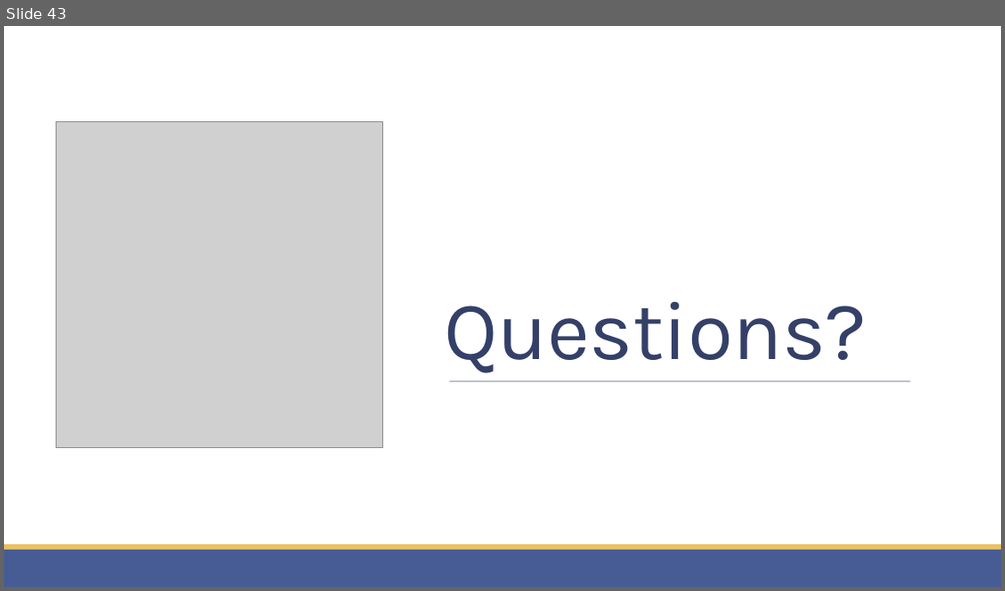
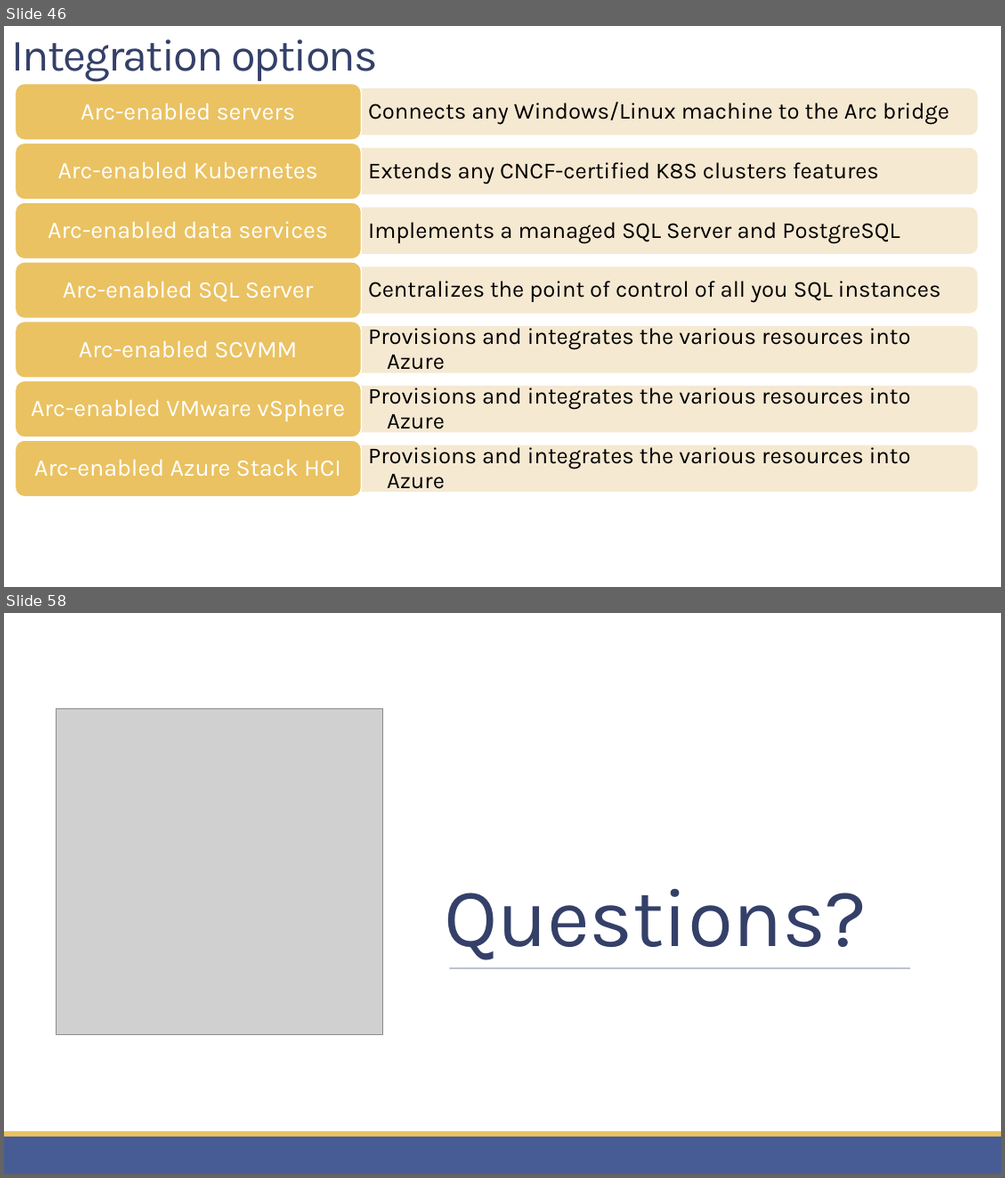
Before and after one commit to childotg/Events.2023, a slide deck: 230425 - DevOpsCon @London/Let's go Hybrid! Is it better.. No. Is it cheaper.. Yes!.pptx. Shown one above the other, each under a label of ours: slide 43 before the commit, slides 46 and 58 after it; the slides between them are not shown. The pictures are 1005x591 and 1005x1178 pixels, drawn with LibreOffice and Linux fonts; fonts in the diff are those of the drawing; grey boxes stand for pictures; background and template pictures are left out. Boxes give left, top, right and bottom in pixels: in the first picture for what was removed or moved away, otherwise in the second. Text is boxed around its words. In the diff, an @@ line names an element or a change of style, - is before the commit and + after.

```diff
--- a/230425 - DevOpsCon @London/Let's go Hybrid! Is it better.. No. Is it cheaper.. Yes!.pptx
+++ b/230425 - DevOpsCon @London/Let's go Hybrid! Is it better.. No. Is it cheaper.. Yes!.pptx
@@ slide 46 added at (x1=4, y1=26, x2=1001, y2=587), background picture (left out) @@
@@ title added at (x1=11, y1=39, x2=378, y2=81), 43.2 pt, text #344068 @@
+Integration options
@@ freeform shape added at (x1=16, y1=84, x2=362, y2=141), fill #EAC262, outline #FFFFFF 1.25 pt, 23 pt, text #FFFFFF @@
+Arc-enabled servers
@@ freeform shape added at (x1=362, y1=89, x2=977, y2=135), fill #F7E9D3 at 90% opacity, outline #F7E9D3 1.25 pt, 22 pt, text #000000 @@
+  Connects any Windows/Linux machine to the Arc bridge
@@ freeform shape added at (x1=16, y1=143, x2=362, y2=200), fill #EAC262, outline #FFFFFF 1.25 pt, 23 pt, text #FFFFFF @@
+Arc-enabled Kubernetes
@@ freeform shape added at (x1=362, y1=149, x2=977, y2=194), fill #F7E9D3 at 90% opacity, outline #F7E9D3 1.25 pt, 22 pt, text #000000 @@
+  Extends any CNCF-certified K8S clusters features
@@ line added from (102, 168) to (917, 168), #808080 0.5 pt @@
@@ freeform shape added at (x1=16, y1=202, x2=362, y2=259), fill #EAC262, outline #FFFFFF 1.25 pt, 23 pt, text #FFFFFF @@
+Arc-enabled data services
@@ freeform shape added at (x1=362, y1=208, x2=977, y2=253), fill #F7E9D3 at 90% opacity, outline #F7E9D3 1.25 pt, 22 pt, text #000000 @@
+  Implements a managed SQL Server and PostgreSQL
@@ freeform shape added at (x1=16, y1=262, x2=362, y2=319), fill #EAC262, outline #FFFFFF 1.25 pt, 23 pt, text #FFFFFF @@
+Arc-enabled SQL Server
@@ freeform shape added at (x1=362, y1=267, x2=977, y2=313), fill #F7E9D3 at 90% opacity, outline #F7E9D3 1.25 pt, 22 pt, text #000000 @@
+  Centralizes the point of control of all you SQL instances
@@ freeform shape added at (x1=16, y1=321, x2=362, y2=378), fill #EAC262, outline #FFFFFF 1.25 pt, 23 pt, text #FFFFFF @@
+Arc-enabled SCVMM
@@ freeform shape added at (x1=362, y1=327, x2=977, y2=372), fill #F7E9D3 at 90% opacity, outline #F7E9D3 1.25 pt, 22 pt, text #000000 @@
+  Provisions and integrates the various resources into Azure
@@ freeform shape added at (x1=16, y1=380, x2=362, y2=437), fill #EAC262, outline #FFFFFF 1.25 pt, 23 pt, text #FFFFFF @@
+Arc-enabled VMware vSphere
@@ freeform shape added at (x1=362, y1=386, x2=977, y2=432), fill #F7E9D3 at 90% opacity, outline #F7E9D3 1.25 pt, 22 pt, text #000000 @@
+  Provisions and integrates the various resources into Azure
@@ freeform shape added at (x1=16, y1=440, x2=362, y2=497), fill #EAC262, outline #FFFFFF 1.25 pt, 23 pt, text #FFFFFF @@
+Arc-enabled Azure Stack HCI
@@ freeform shape added at (x1=362, y1=445, x2=977, y2=491), fill #F7E9D3 at 90% opacity, outline #F7E9D3 1.25 pt, 22 pt, text #000000 @@
+  Provisions and integrates the various resources into Azure
@@ what was slide 43 is now slide 58 @@
```
Also in this commit, not shown: 9 slides changed, 20 other slides added, 6 slides removed, 1 other file.
